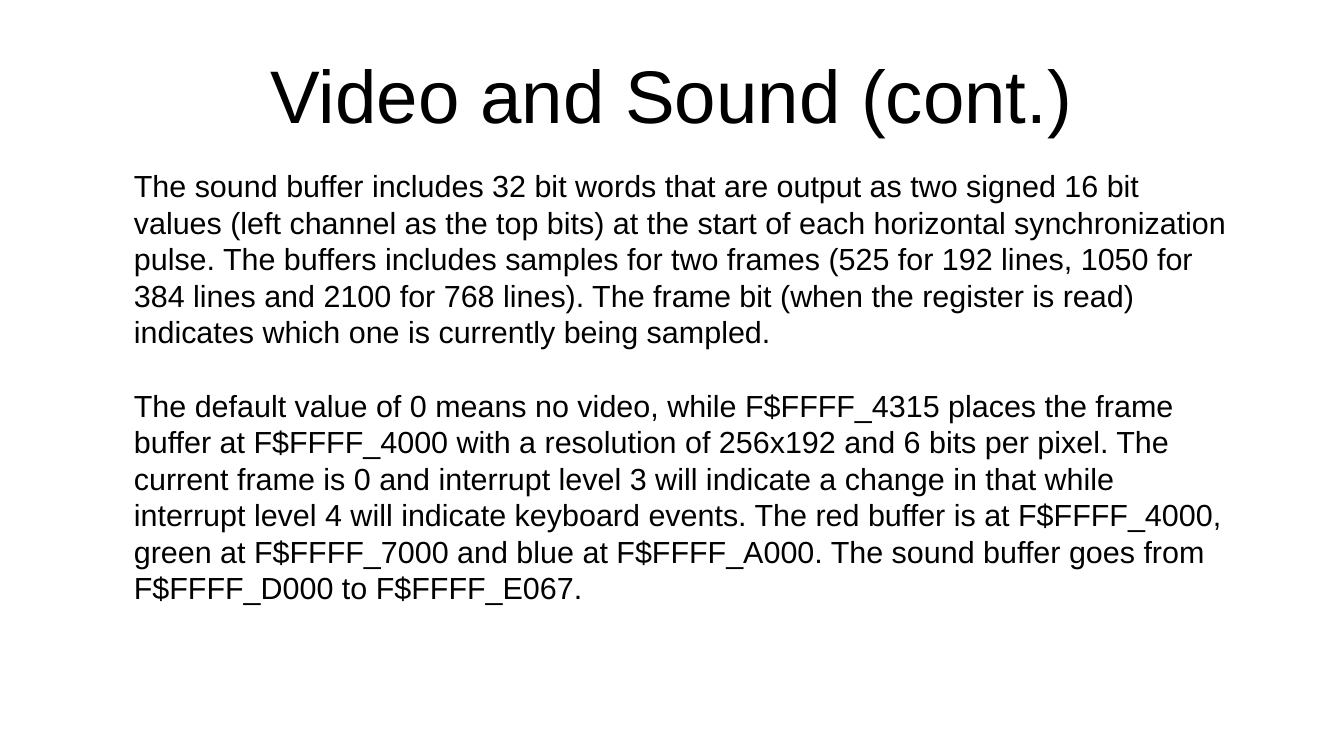
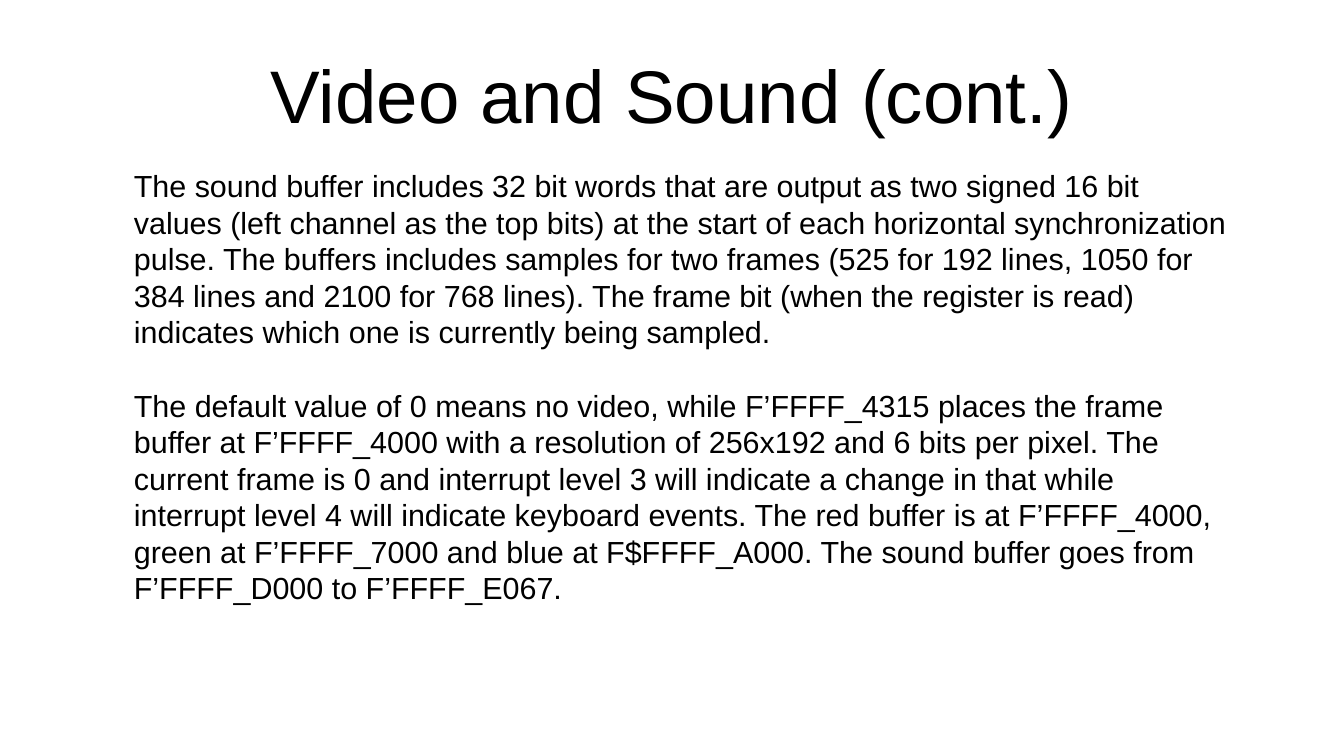
Before and after one commit to jeceljr/baby42, a slide deck: slide 26 of doc/baby42_slides.odp. Drawn at 1344x756 pixels with LibreOffice and Linux fonts; fonts in the diff are those of the drawing. Boxes give left, top, right and bottom in pixels: in the first picture for what was removed or moved away, otherwise in the second. Text is boxed around its words. In the diff, an @@ line names an element or a change of style, - is before the commit and + after.

```diff
--- a/doc/baby42_slides.odp
+++ b/doc/baby42_slides.odp
@@ text at bbox=[134, 395, 1211, 605]: text changed @@
-The default value of 0 means no video, while F$FFFF_4315 places the frame buffer at F$FFFF_4000 with a resolution of 256x192 and 6 bits per pixel. The current frame is 0 and interrupt level 3 will indicate a change in that while interrupt level 4 will indicate keyboard events. The red buffer is at F$FFFF_4000, green at F$FFFF_7000 and blue at F$FFFF_A000. The sound buffer goes from F$FFFF_D000 to F$FFFF_E067.
+The default value of 0 means no video, while F’FFFF_4315 places the frame buffer at F’FFFF_4000 with a resolution of 256x192 and 6 bits per pixel. The current frame is 0 and interrupt level 3 will indicate a change in that while interrupt level 4 will indicate keyboard events. The red buffer is at F’FFFF_4000, green at F’FFFF_7000 and blue at F$FFFF_A000. The sound buffer goes from F’FFFF_D000 to F’FFFF_E067.
```
Also in this commit, not shown: 19 other slides changed, 1 slide added, 1 other file.
